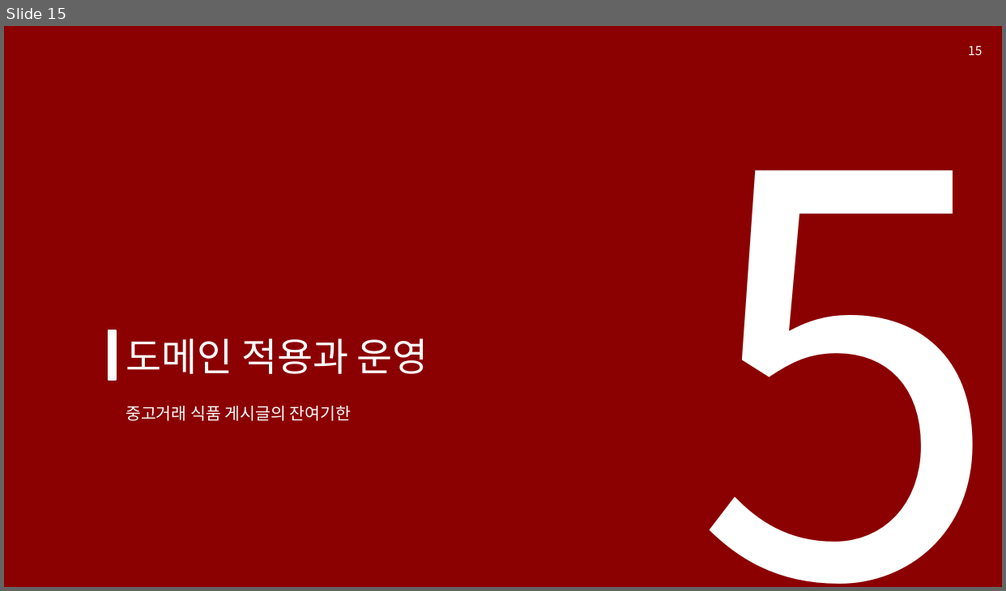
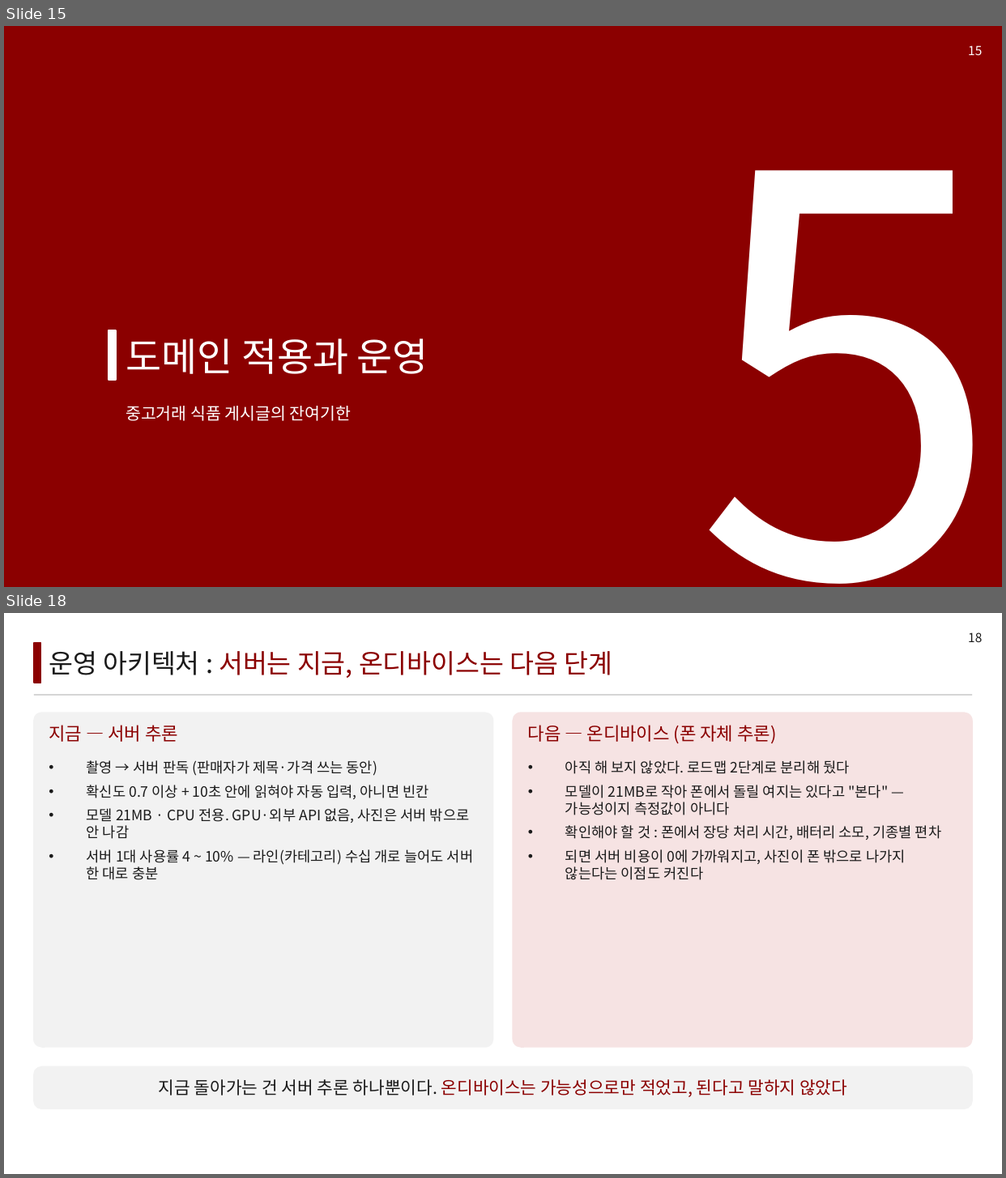
Before and after one commit to LEEbyeongchul/itda3-CODE-subway, a slide deck: 발표/[CODE]_서브웨이_본선발표.pptx. Shown one above the other, each under a label of ours: slide 15 before the commit, slides 15 and 18 after it; the slides between them are not shown. The pictures are 1006x591 and 1006x1178 pixels, drawn with LibreOffice and Linux fonts; fonts in the diff are those of the drawing. Boxes give left, top, right and bottom in pixels: in the first picture for what was removed or moved away, otherwise in the second. Text is boxed around its words. In the diff, an @@ line names an element or a change of style, - is before the commit and + after.

```diff
--- a/발표/[CODE]_서브웨이_본선발표.pptx
+++ b/발표/[CODE]_서브웨이_본선발표.pptx
@@ slide 18 added at [4, 613, 1002, 1174], background #FFFFFF @@
@@ text added at [968, 632, 982, 642], 9 pt, text #1A1A1A @@
+18
@@ rectangle added at [34, 643, 41, 683], fill #8B0000, outline #8B0000 1 pt @@
@@ text added at [49, 651, 612, 678], 19 pt, text #8B0000 @@
+운영 아키텍처 : 서버는 지금, 온디바이스는 다음 단계
@@ line added from (34, 695) to (972, 695), #BFBFBF 0.75 pt @@
@@ rounded rectangle added at [34, 713, 493, 1047], fill #F2F2F2, outline #F2F2F2 1 pt @@
@@ text added at [49, 725, 178, 742], 13 pt, text #8B0000 @@
+지금 — 서버 추론
@@ rounded rectangle added at [513, 713, 972, 1047], fill #F6E3E3, outline #F6E3E3 1 pt @@
@@ text added at [528, 725, 776, 744], 13 pt, text #8B0000 @@
+다음 — 온디바이스 (폰 자체 추론)
@@ text added at [87, 760, 474, 880], 10.3 pt, text #1A1A1A @@
+• 촬영 → 서버 판독 (판매자가 제목·가격 쓰는 동안)
+• 확신도 0.7 이상 + 10초 안에 읽혀야 자동 입력, 아니면 빈칸
+• 모델 21MB · CPU 전용. GPU·외부 API 없음, 사진은 서버 밖으로 안 나감
+• 서버 1대 사용률 4 ~ 10% — 라인(카테고리) 수십 개로 늘어도 서버 한 대로 충분
@@ text added at [565, 760, 941, 880], 10.3 pt, text #1A1A1A @@
+• 아직 해 보지 않았다. 로드맵 2단계로 분리해 뒀다
+• 모델이 21MB로 작아 폰에서 돌릴 여지는 있다고 "본다" — 가능성이지 측정값이 아니다
+• 확인해야 할 것 : 폰에서 장당 처리 시간, 배터리 소모, 기종별 편차
+• 되면 서버 비용이 0에 가까워지고, 사진이 폰 밖으로 나가지 않는다는 이점도 커진다
@@ rounded rectangle added at [34, 1067, 972, 1109], fill #F2F2F2, outline #F2F2F2 1 pt @@
@@ text added at [159, 1080, 847, 1097], 12.5 pt, text #8B0000 @@
+지금 돌아가는 건 서버 추론 하나뿐이다. 온디바이스는 가능성으로만 적었고, 된다고 말하지 않았다
```
Also in this commit, not shown: 11 slides changed, 1 other slide added, 3 other files.
